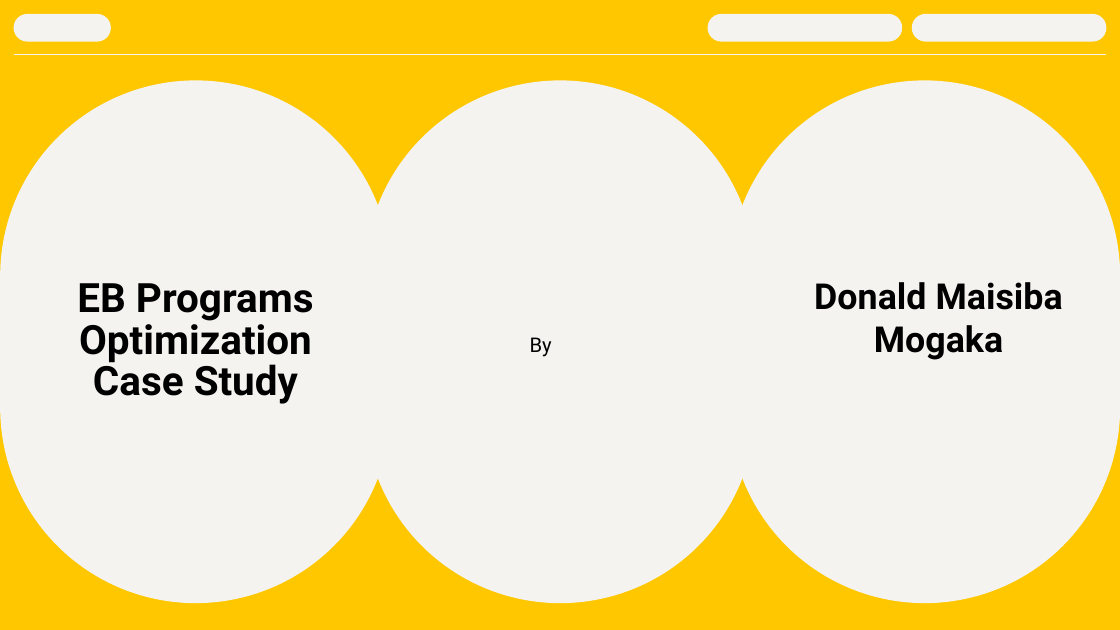
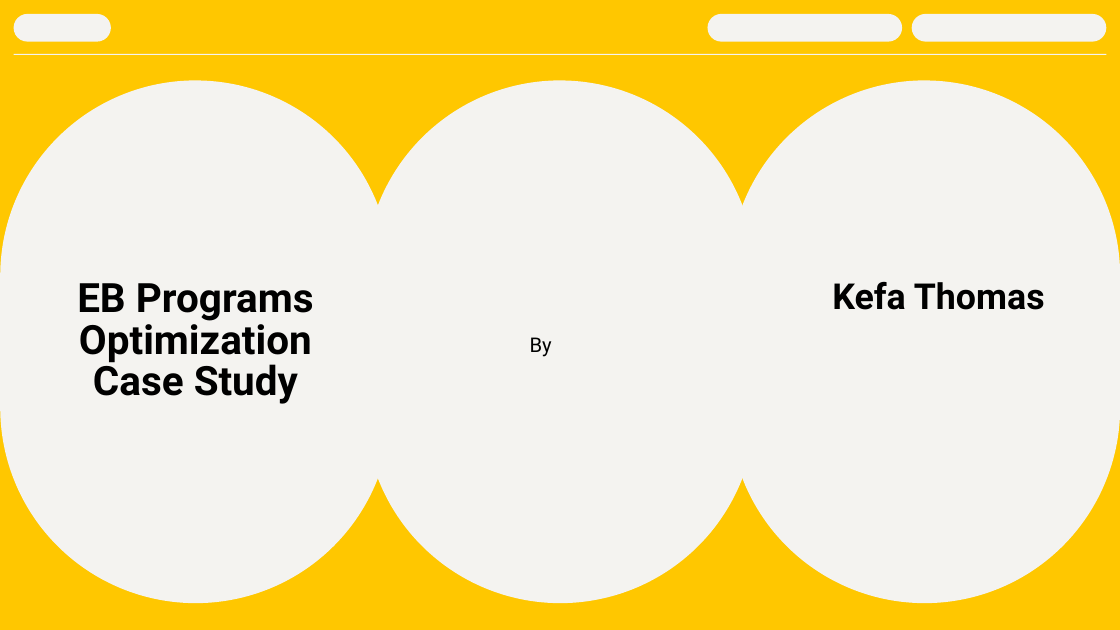
Before and after one commit to Kefa773/data-analysis-Sking, a slide deck: slide 1 of Cas Study PPT.pptx. Drawn at 1120x630 pixels with LibreOffice and Linux fonts; fonts in the diff are those of the drawing. Boxes give left, top, right and bottom in pixels: in the first picture for what was removed or moved away, otherwise in the second. Text is boxed around its words. In the diff, an @@ line names an element or a change of style, - is before the commit and + after.

Commit message:
ppt updated

```diff
--- a/Cas Study PPT.pptx
+++ b/Cas Study PPT.pptx
@@ text at bbox=[832, 282, 1045, 310]: text changed @@
-Donald Maisiba Mogaka
+Kefa Thomas
```
Also in this commit, not shown: 1 other file.
